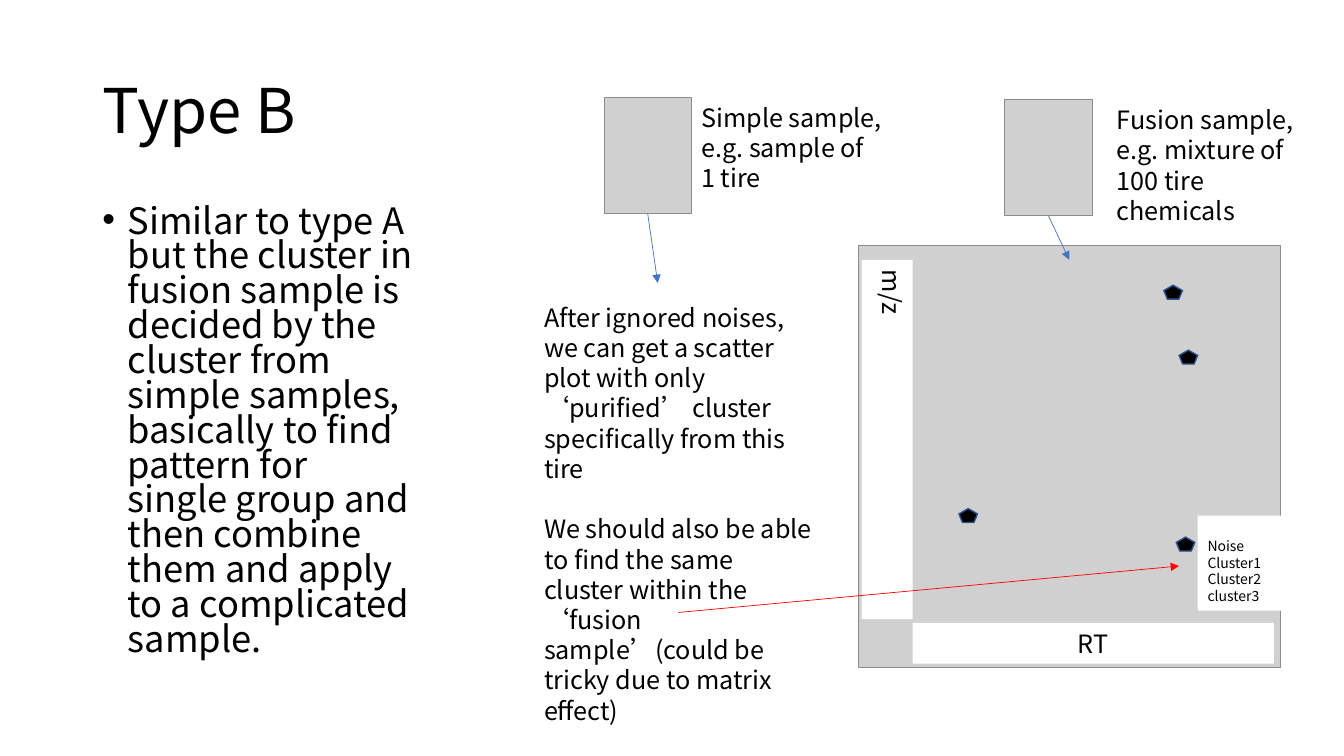
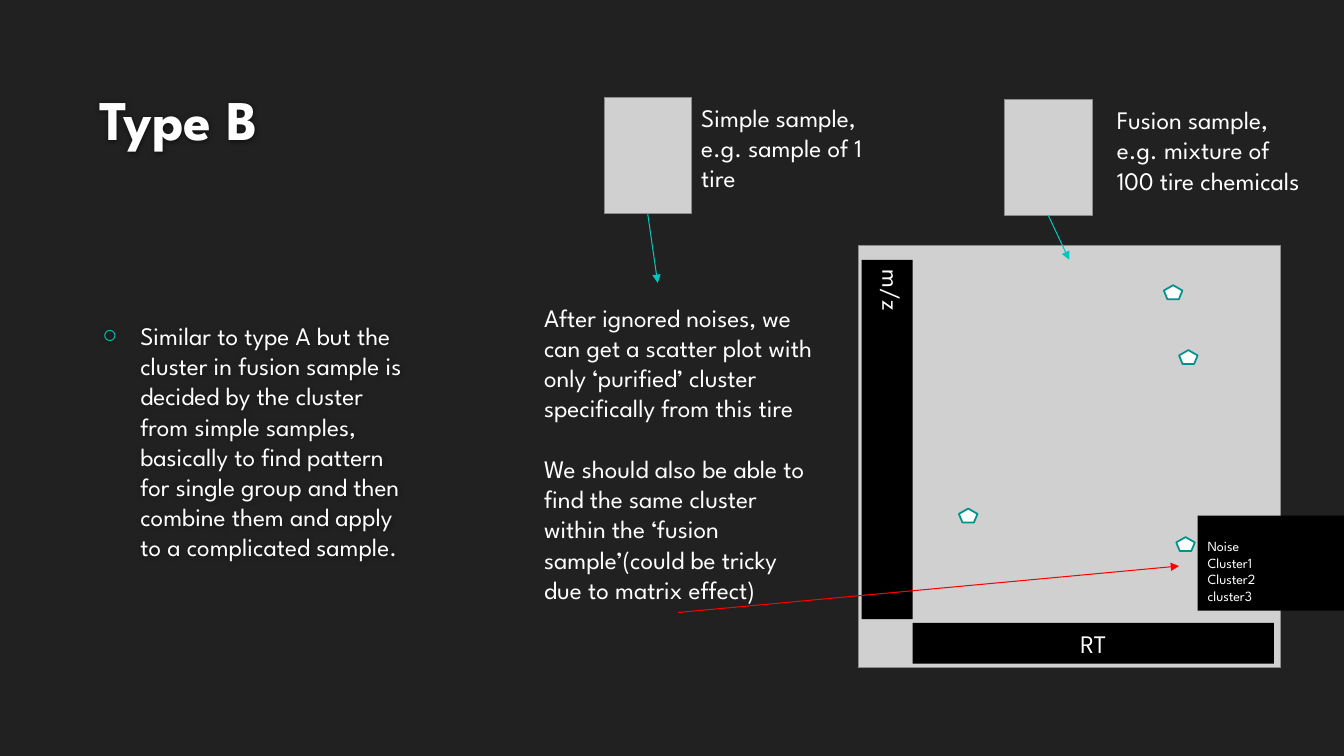
Before and after one commit to XiminHu/mass-suite, a slide deck: slide 9 of doc/20200327 Capstone HRMS.pptx (slide 8 before the commit). Drawn at 1344x756 pixels with LibreOffice and Linux fonts; fonts in the diff are those of the drawing; grey boxes stand for pictures; background and template pictures are left out. Boxes give left, top, right and bottom in pixels: in the first picture for what was removed or moved away, otherwise in the second. Text is boxed around its words. In the diff, an @@ line names an element or a change of style, - is before the commit and + after.

```diff
--- a/doc/20200327 Capstone HRMS.pptx
+++ b/doc/20200327 Capstone HRMS.pptx
@@ background #FFFFFF to #212121 @@
@@ title "Type B": place and size @@
-title "Type B" at [102,88,295,148]
+title "Type B" at [99,103,258,152]
@@ title "Type B" at [99,103,258,152]: size 44 to 40 pt, font Noto Sans CJK SC to League Spartan, text colour #000000 to #FEFEFE, bold on; line spacing 0.9 to 1; vertical alignment middle to bottom @@
@@ text "Similar to type A but ..." at [140,327,402,562]: size 25.9 to 18 pt, font Noto Sans CJK SC to League Spartan, text colour #000000 to #FFFFFF; bullet • to ○; line spacing 0.8 to 1; vertical alignment top to middle @@
@@ arrow (648, 214) - (657, 283): stroke #4472C4 0.5 pt to #00C6BB 0.75 pt @@
@@ arrow (1049, 216) - (1070, 260): stroke #4472C4 0.5 pt to #00C6BB 0.75 pt @@
@@ font Noto Sans CJK SC to League Spartan, text colour #000000 to #FFFFFF in 3 elements at [1117,111,1299,191], [701,109,862,188], [544,309,812,607] @@
@@ fill #000000 to #FFFFFF; outline #325491 1 pt to #00928A 1.25 pt in 4 elements at [1165,285,1183,299], [1180,350,1198,364], [959,509,977,523], [1177,537,1195,552] @@
@@ font Noto Sans CJK SC to League Spartan, text colour #000000 to #FFFFFF; fill #FFFFFF to #000000 in 3 elements at [912,623,1273,663], [862,260,912,619], [1198,515,1344,610] @@
@@ arrow (679, 613) - (1180, 567): stroke #FF0000 0.5 pt to #FF0000 0.75 pt @@
```
Also in this commit, not shown: 7 other slides changed, 4 slides added, 3 slides removed, 1 other file.
